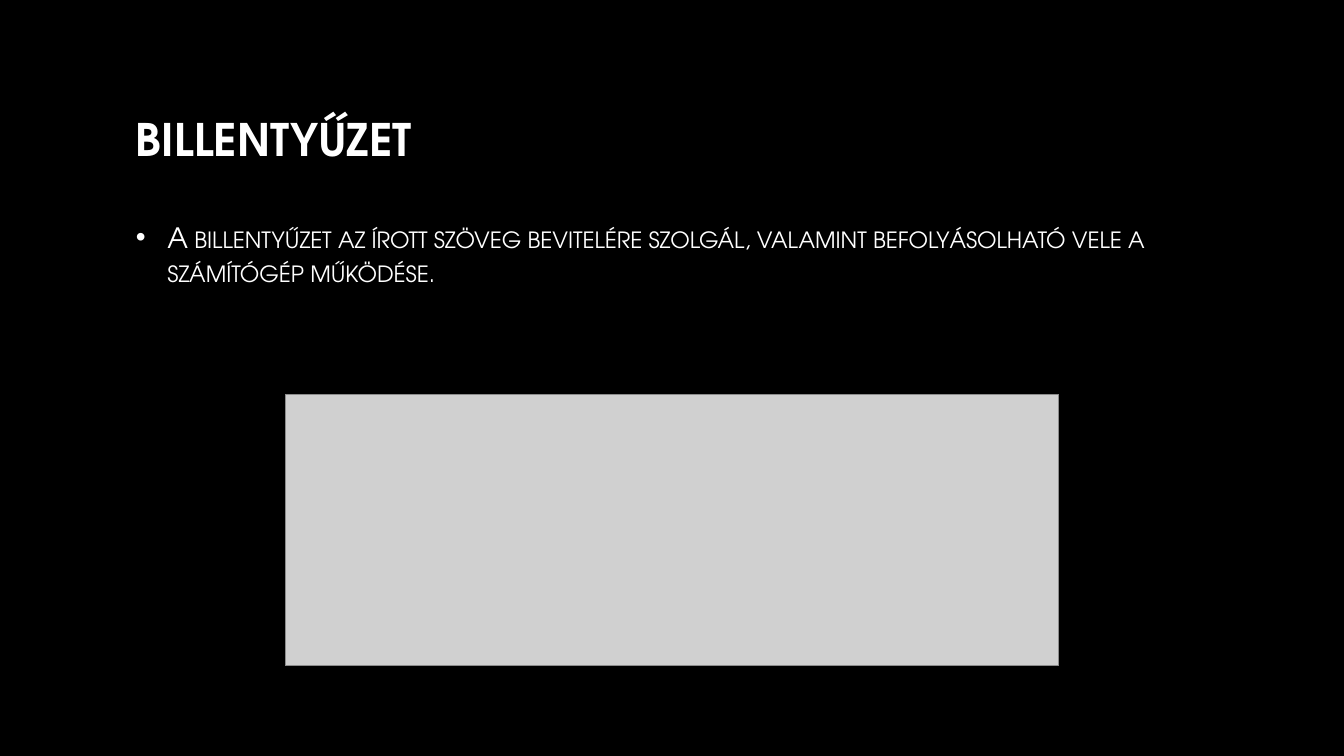
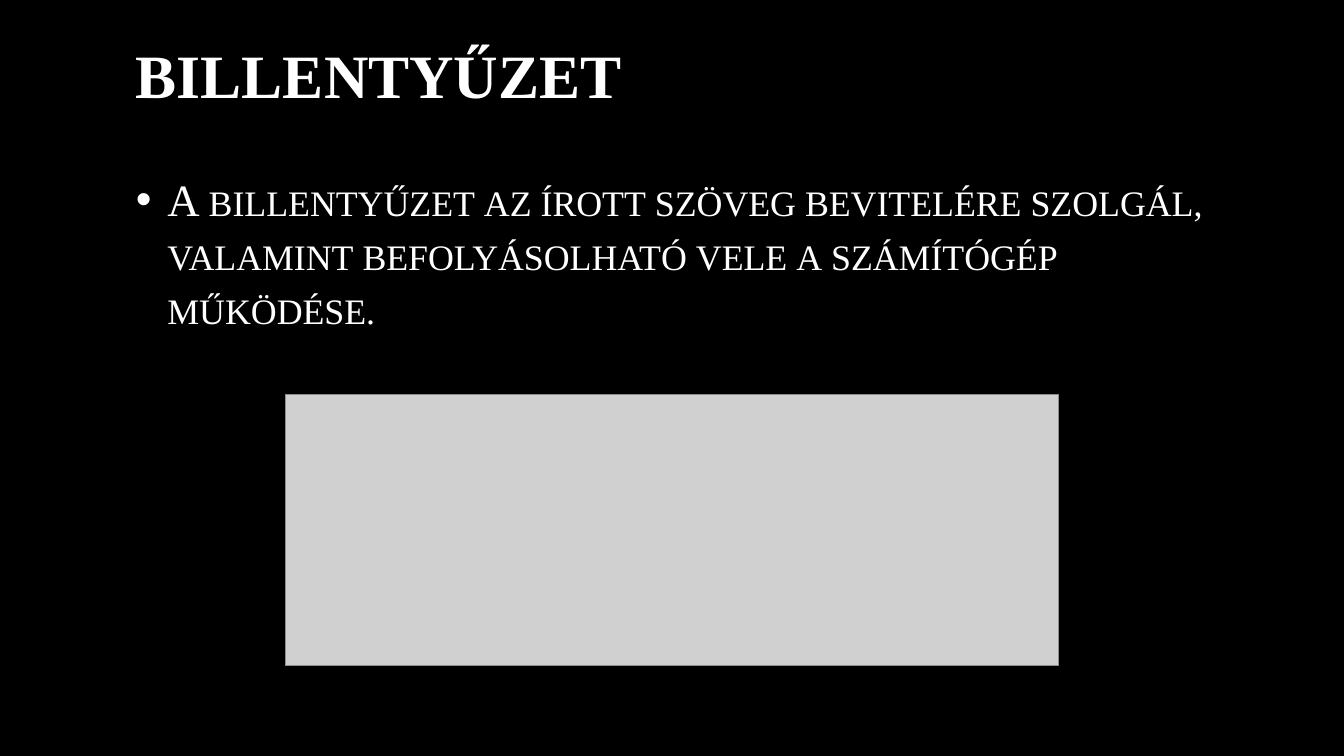
Before and after one commit to kkrisztiann/ikt_ppt1, a slide deck: slide 7 of Perifériák_KK.pptx. Drawn at 1344x756 pixels with LibreOffice and Linux fonts; fonts in the diff are those of the drawing; grey boxes stand for pictures; background and template pictures are left out. Boxes give left, top, right and bottom in pixels: in the first picture for what was removed or moved away, otherwise in the second. Text is boxed around its words. In the diff, an @@ line names an element or a change of style, - is before the commit and + after.

```diff
--- a/Perifériák_KK.pptx
+++ b/Perifériák_KK.pptx
@@ title "BILLENTYŰZET" at (136, 50, 622, 99): size 32 to 44 pt, font TeX Gyre Adventor to Times New Roman @@
@@ text "A billentyűzet az írott szöveg ...": place and size @@
-text "A billentyűzet az írott szöveg ..." at (167, 227, 1145, 283)
+text "A billentyűzet az írott szöveg ..." at (167, 186, 1203, 325)
@@ text "A billentyűzet az írott szöveg ..." at (167, 186, 1203, 325): size 20 to 32 pt, font TeX Gyre Adventor to Times New Roman, text colour gradient #FFFFFF to #BFBFBF to #FFFFFF; more space between paragraphs @@
```
Also in this commit, not shown: 9 other slides changed, 1 slide added.
